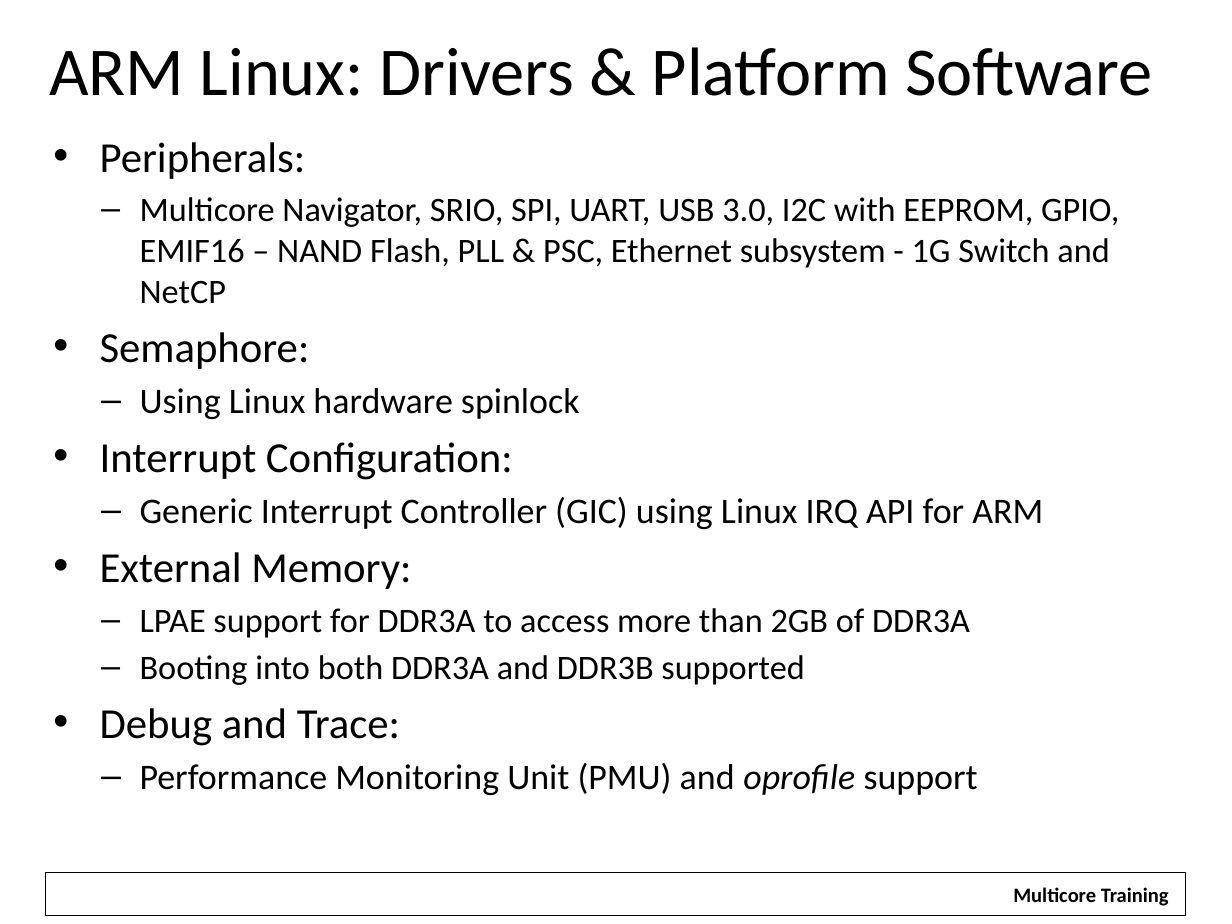
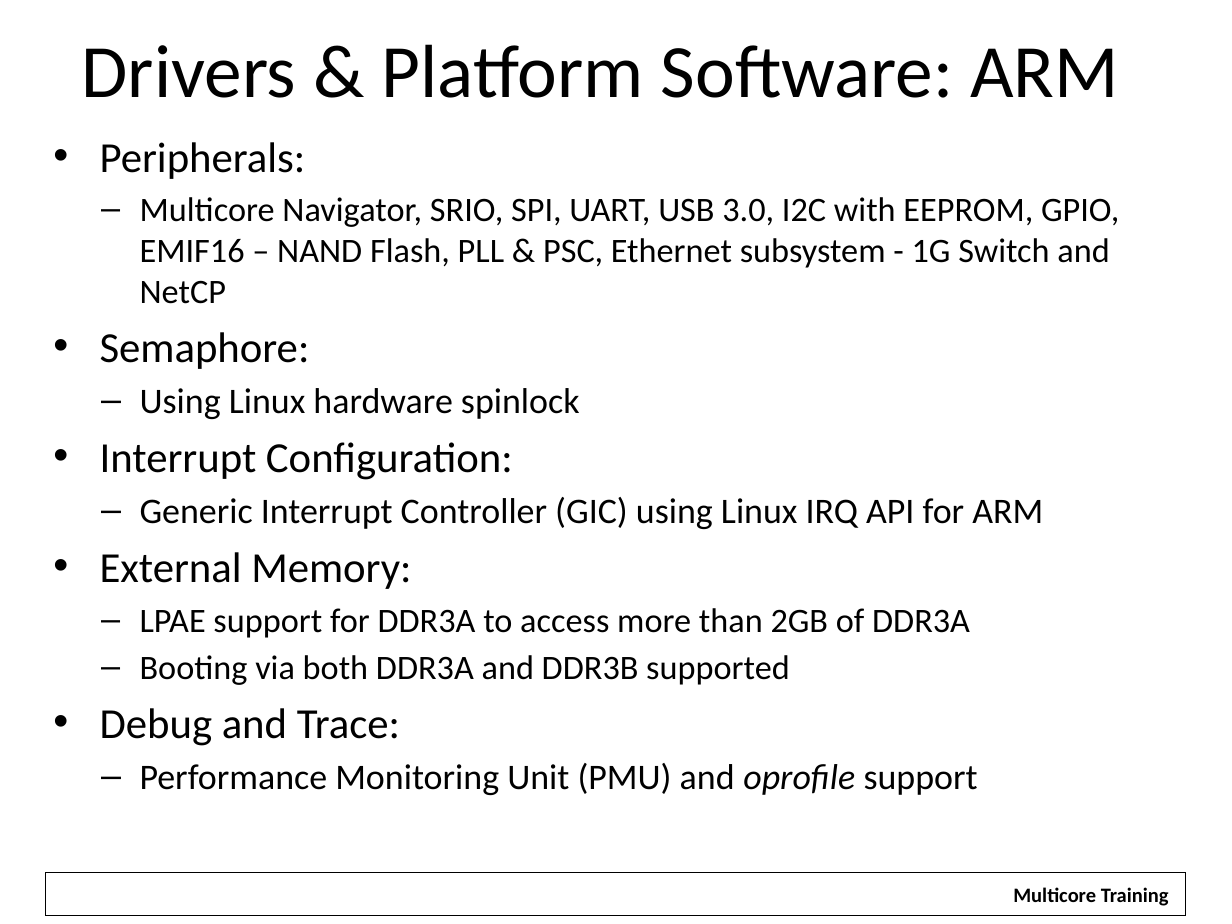
Before and after one commit to hari1989/keystone-workshop, a slide deck: slide 33 of slides/KeyStone Software.pptx (slide 21 before the commit). Drawn at 1232x924 pixels with LibreOffice and Linux fonts; fonts in the diff are those of the drawing; background and template pictures are left out. Boxes give left, top, right and bottom in pixels: in the first picture for what was removed or moved away, otherwise in the second. Text is boxed around its words. In the diff, an @@ line names an element or a change of style, - is before the commit and + after.

```diff
--- a/slides/KeyStone Software.pptx
+++ b/slides/KeyStone Software.pptx
@@ text at [82,44,1119,98]: text changed; size 40 to 44 pt @@
-ARM Linux: Drivers & Platform Software
+Drivers & Platform Software: ARM
@@ text at [140,655,790,685]: text changed @@
-  – Booting into both DDR3A and DDR3B supported
+  – Booting via both DDR3A and DDR3B supported
```
Also in this commit, not shown: 15 other slides changed, 38 slides added, 8 slides removed.
